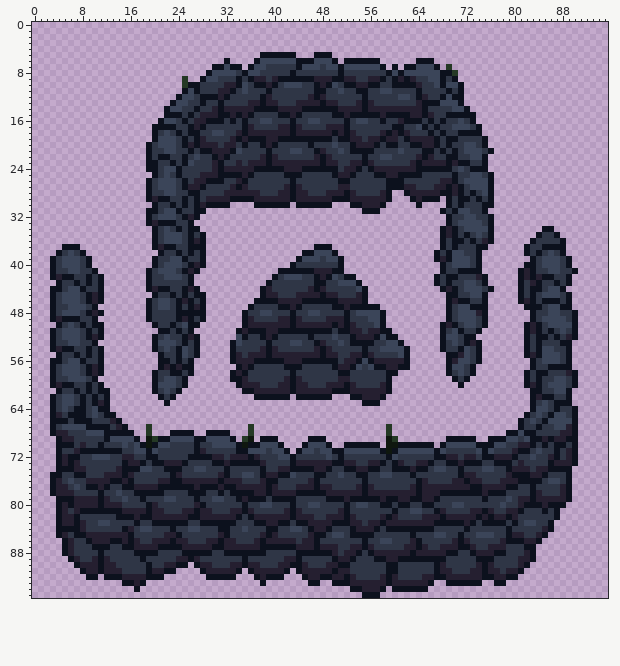
Sprite sheet, stored at Assets/Sprites/Tilemaps/Overworld/walls.png. This is how it looked before the edit.
The file is 96x96 pixels.
New version:
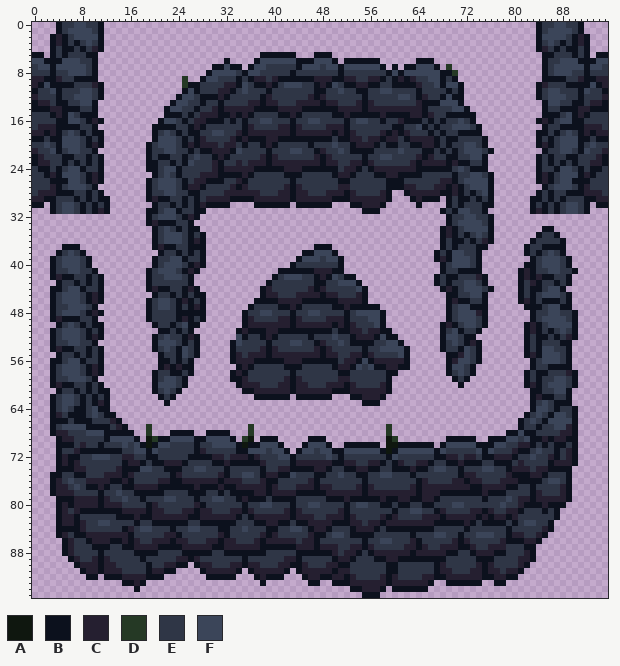
Palette (. is transparent): A #0f170f  B #0c111d  C #251f30  D #253925  E #2f3646  F #3b4559
Diff:
y 0: x 4..11 ........ -> BEEFFEEB; x 84..91 ........ -> BEEFFEEB
y 1: x 4..11 ........ -> BEFFFFEB; x 84..91 ........ -> BEFFFFEB
y 2: x 3..11 ......... -> BCBEFFFFB; x 84..92 ......... -> BFFFFEBCB
y 3: x 3..11 ......... -> BCBEBEFEB; x 84..92 ......... -> BEFEBEBCB
y 4: x 3..11 ......... -> BEBBEBECB; x 84..92 ......... -> BCEBEBBEB
y 5: x 0..1 .. -> BB; x 3..10 ........ -> BEBEEEBB; x 85..92 ........ -> BBEEEBEB; x 94..95 .. -> BB
y 6: x 0..10 ........... -> FFBBBFFFEEB; x 85..95 ........... -> BEEFFFBBBFF
y 7: x 0..10 ........... -> EFFBFFFFFEB; x 85..95 ........... -> BEFFFFFBFFE
y 8: x 0..10 ........... -> EEEBEEFFFEB; x 85..95 ........... -> BEFFFEEBEEE
y 9: x 0..10 ........... -> CCBBCEEBBBB; x 85..95 ........... -> BBBBEECBBCC
y 10: x 0..11 ............ -> CBFBBBBEEECB; x 84..95 ............ -> BCEEEBBBBFBC
y 11: x 0..11 ............ -> BEEFBEEEFFEB; x 84..95 ............ -> BEFFEEEBFEEB
y 12: x 0..11 ............ -> CEEEBEEFFFEB; x 84..95 ............ -> BEFFFEEBEEEC
y 13: x 0..10 ........... -> BCCEBBEEFFB; x 85..95 ........... -> BFFEEBBECCB
y 14: x 0..10 ........... -> BBBCCBBBEEB; x 85..95 ........... -> BEEBBBCCBBB
y 15: x 0..10 ........... -> EEEBCBFEBBB; x 85..95 ........... -> BBBEFBCBEEE
y 16: x 0..11 ............ -> EEEEBBFFEBCB; x 84..95 ............ -> BCBEFFBBEEEE
y 17: x 0..10 ........... -> ECCCBBBBEEB; x 85..95 ........... -> BEEBBBBCCCE
y 18: x 0..11 ............ -> CCBCBEFEBEBB; x 84..95 ............ -> BBEBEFEBCBCC
y 19: x 0..11 ............ -> BBEBBFFFEBEB; x 84..95 ............ -> BEBEFFFBBEBB
y 20: x 0..11 ............ -> EEFEBFFFEBCB; x 84..95 ............ -> BCBEFFFBEFEE
y 21: x 0..10 ........... -> CEEFBEFFEEB; x 85..95 ........... -> BEEFFEBFEEC
y 22: x 0..11 ............ -> BCEEEBBEEBEB; x 84..95 ............ -> BEBEEBBEEECB
y 23: x 0..11 ............ -> BCCEEBEBEBEB; x 84..95 ............ -> BEBEBEBEECCB
y 24: x 0..11 ............ -> EBBEBEFFBEEB; x 84..95 ............ -> BEEBFFEBEBBE
y 25: x 0..11 ............ -> EEBCBFFFEBCB; x 84..95 ............ -> BCBEFFFBCBEE
y 26: x 0..11 ............ -> EEEBBBFFEBCB; x 84..95 ............ -> BCBEFFBBBEEE
y 27: x 0..10 ........... -> EEECBEFFFEB; x 85..95 ........... -> BEFFFEBCEEE
y 28: x 0..11 ............ -> ECCCBBBEEBEB; x 84..95 ............ -> BEBEEBBBCCCE
y 29: x 0..12 ............. -> CCBBEEEBEBEBB; x 83..95 ............. -> BBEBEBEEEBBCC
y 30: x 0..1 .. -> BB; x 3..12 .......... -> BEFFEBEBEB; x 83..92 .......... -> BEBEBEFFEB; x 94..95 .. -> BB
y 31: x 3..12 .......... -> BEFFEBEBCB; x 83..92 .......... -> BCBEBEFFEB
Pixel boxes of the changes (left, top, right, bottom) in both pictures:
added: (32, 22, 110, 214)
added: (530, 22, 608, 214)
